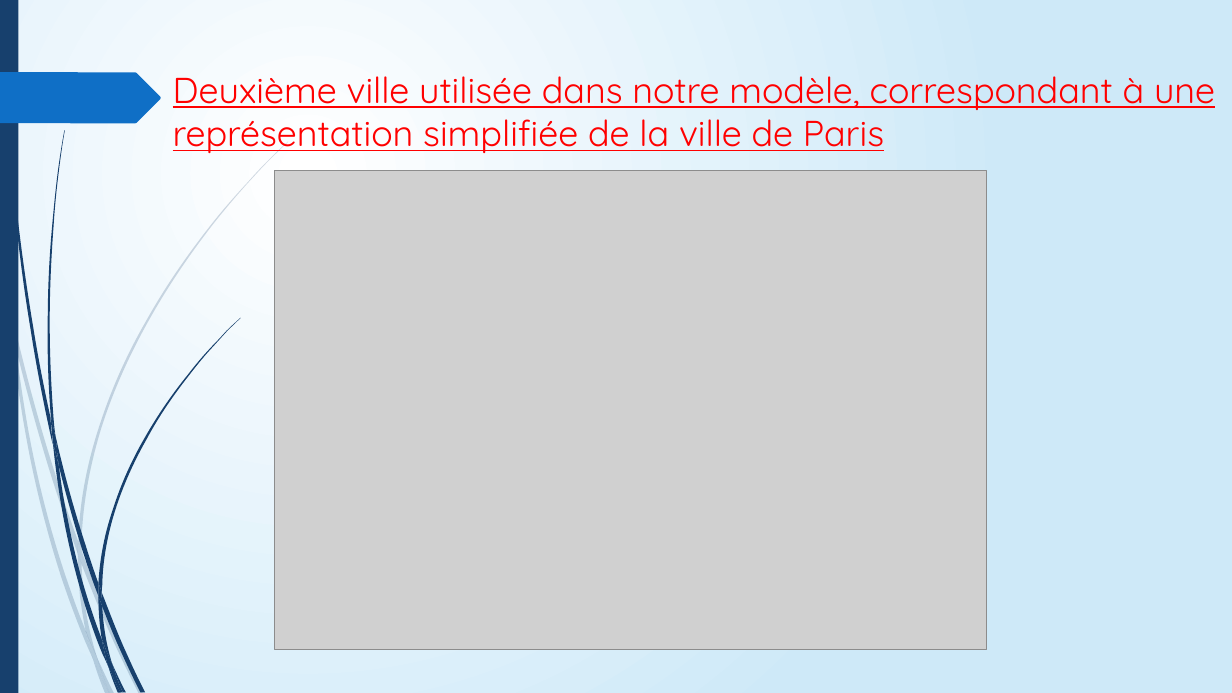
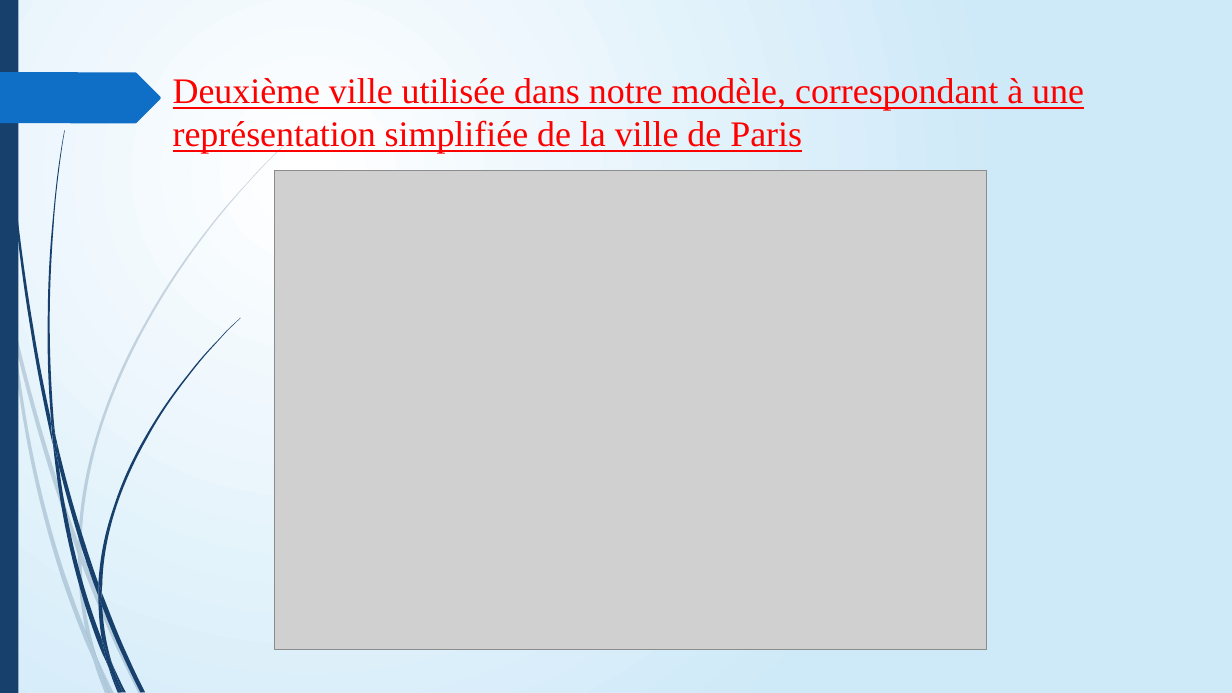
Before and after one commit to ARE-DYNAMIC-2021-2022-G1/roadTraffic, a slide deck: slide 5 of ROAD TRAFFIC SIMULATION.pptx. Drawn at 1232x693 pixels with LibreOffice and Linux fonts; fonts in the diff are those of the drawing; grey boxes stand for pictures. Boxes give left, top, right and bottom in pixels: in the first picture for what was removed or moved away, otherwise in the second. Text is boxed around its words. In the diff, an @@ line names an element or a change of style, - is before the commit and + after.

```diff
--- a/ROAD TRAFFIC SIMULATION.pptx
+++ b/ROAD TRAFFIC SIMULATION.pptx
@@ title "Deuxième ville utilisée dans notre ..." at [173,78,1084,154]: font Quicksand to Times New Roman @@
```
Also in this commit, not shown: 2 other slides changed.
